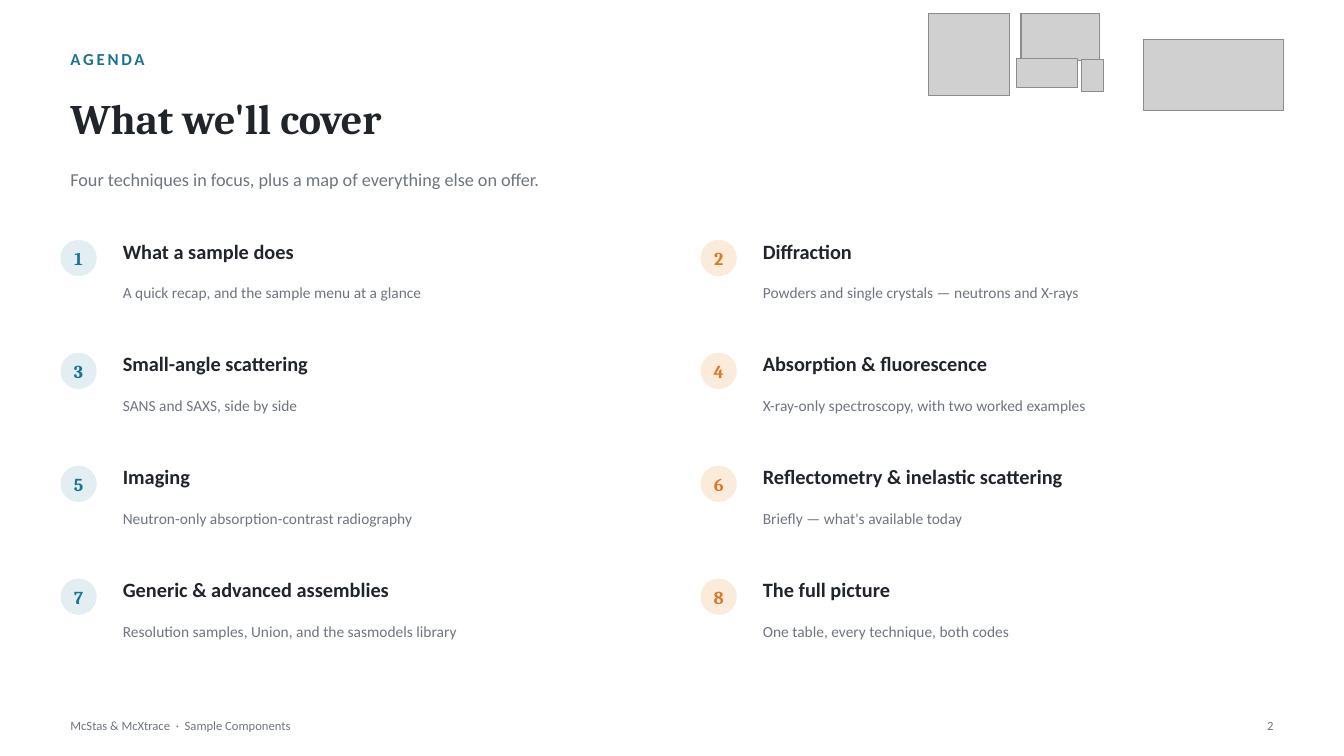
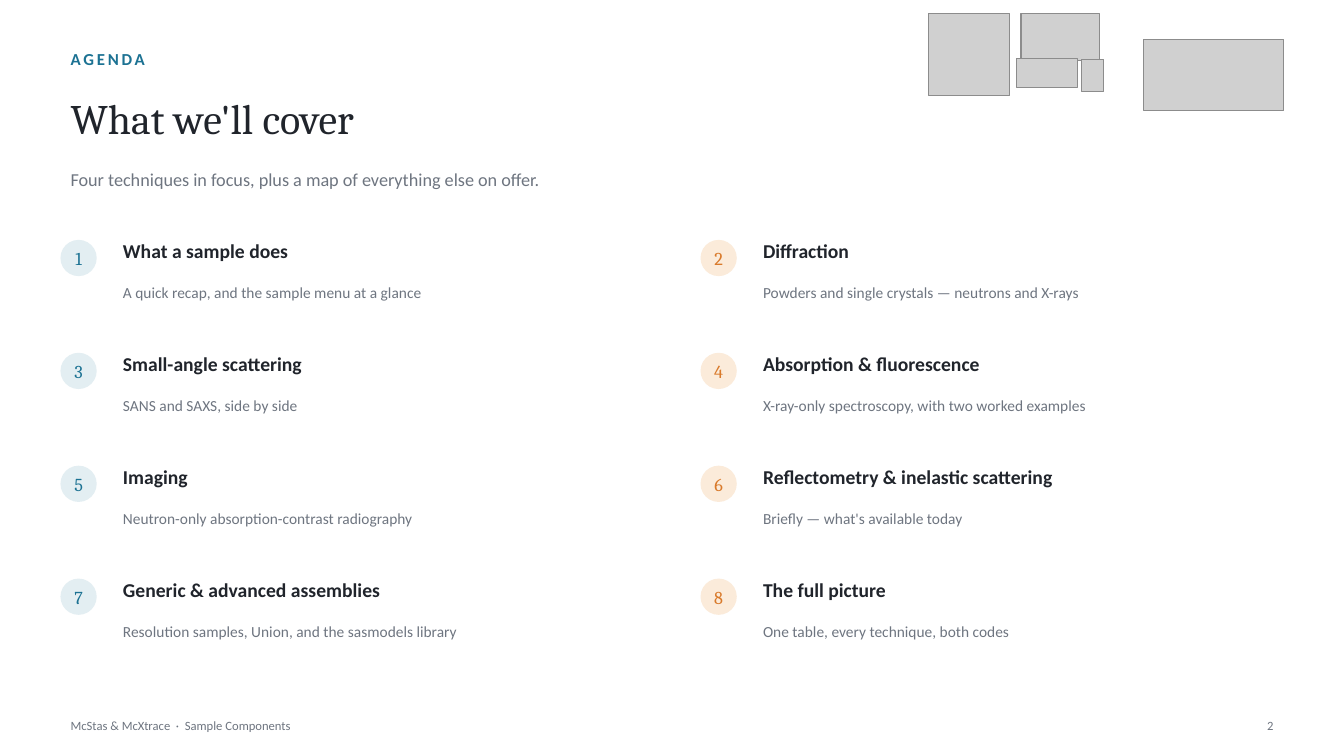
Before and after one commit to mccode-dev/PaNRAID, a slide deck: slide 2 of 23_September_Wednesday/McStas_McXtrace_Sample_Components.pptx. Drawn at 1344x756 pixels with LibreOffice and Linux fonts; fonts in the diff are those of the drawing; grey boxes stand for pictures. Boxes give left, top, right and bottom in pixels: in the first picture for what was removed or moved away, otherwise in the second. Text is boxed around its words. In the diff, an @@ line names an element or a change of style, - is before the commit and + after.

```diff
--- a/23_September_Wednesday/McStas_McXtrace_Sample_Components.pptx
+++ b/23_September_Wednesday/McStas_McXtrace_Sample_Components.pptx
@@ bold off in 4 elements at (71, 105, 354, 135), (75, 253, 82, 265), (74, 366, 82, 378), (74, 479, 83, 491) @@
@@ size 14.5 to 14 pt in 8 elements at (123, 244, 288, 261), (123, 357, 302, 375), (123, 470, 188, 488), (763, 244, 849, 258), (763, 357, 979, 374), (763, 470, 1053, 488), (123, 583, 380, 597), (763, 583, 885, 600) @@
```
Also in this commit, not shown: 17 other slides changed, 1 slide added, 1 other file.
